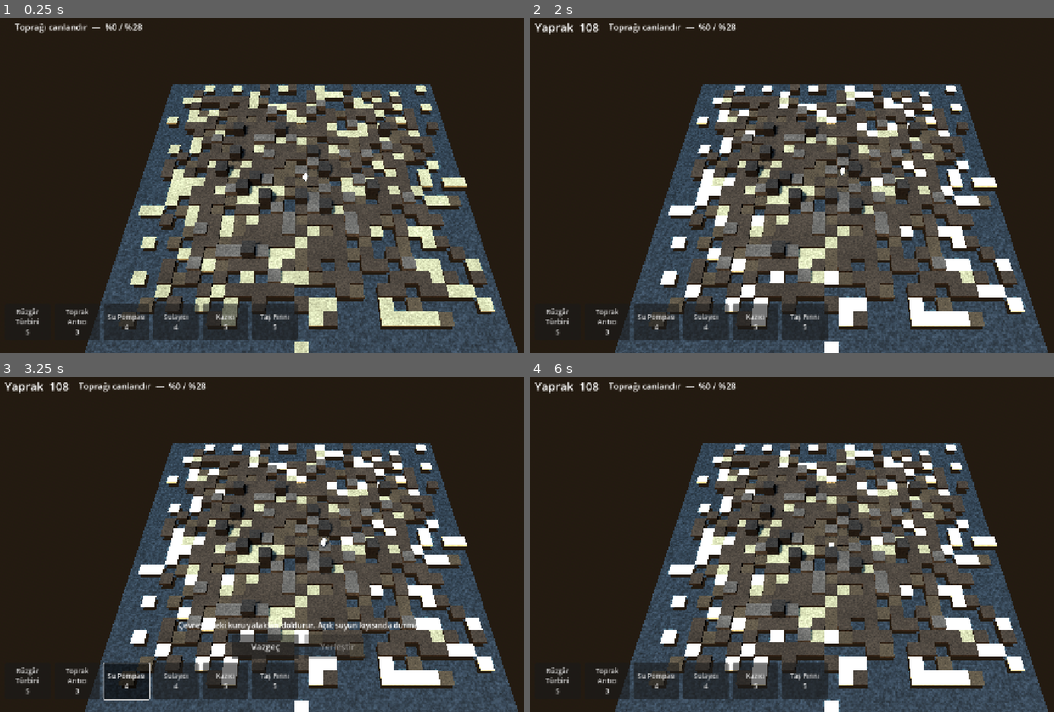
Above: before the commit, frames 1-4 (two rows, left to right).
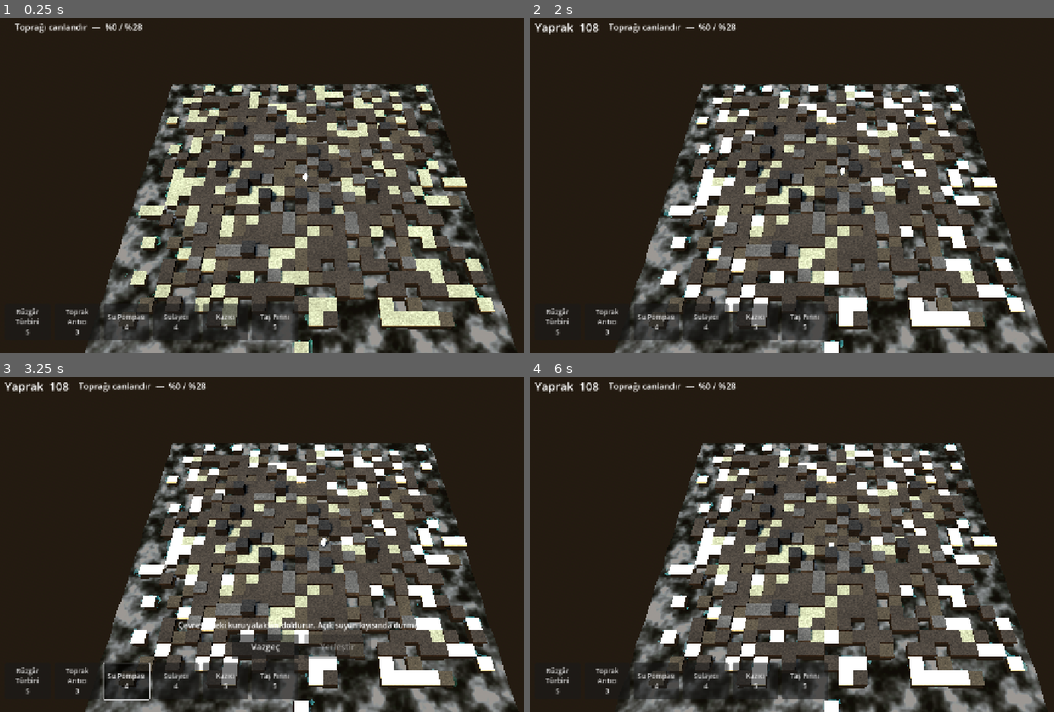
Above: after the commit, the same moments.

Repository: Akdag94/Pablo-s-Dream
Game: Godot game, scene res://scenes/Main3D.tscn
Same seed, same stepped clock (60 frames per second), same inputs: the game is played once before the commit and once after it. This scene is started directly instead of the project's main scene.
Inputs:
- Up to frame 1 (0.25 s): no input
- Up to frame 2 (2 s): click "Rüzgâr Türbini 5" at 0.5 s; click "Vazgeç" at 1.25 s
- Up to frame 3 (3.25 s): click "Toprak Arıtıcı 3" at 2 s; click "Su Pompası 4" at 2.75 s
- Up to frame 4 (6 s): click "Sulayıcı 4" at 3.5 s; click "Kazıcı 5" at 4.25 s; click "Taş Fırını 5" at 5 s; click "Vazgeç" at 5.75 s

The runs differ from the first frame. In frame 1, 16% of the frame differs, in the area x 16-99%, y 19-100%; in frame 2, 16%, in the area x 15-99%, y 19-100%; in frame 3, 16%; in frame 4, 16%.

Commit message:
Port UnionBytes water shader to Godot 4 with procedural samplers

Diff:
--- a/shaders/terrain.gdshader
+++ b/shaders/terrain.gdshader
@@ -28,9 +28,22 @@
 uniform vec3 side_tint : source_color = vec3(0.42, 0.34, 0.26);
 uniform float side_blend : hint_range(0.0, 1.0) = 0.65;
 
+// Real photoscanned ground. When these are not supplied the shader falls back
+// to its own procedural surface, so the game still runs with no assets.
+uniform bool use_textures = false;
+uniform sampler2DArray albedo_array : source_color, filter_linear_mipmap_anisotropic, repeat_enable;
+uniform sampler2DArray normal_array : hint_normal, filter_linear_mipmap_anisotropic, repeat_enable;
+uniform sampler2DArray orm_array : hint_default_white, filter_linear_mipmap_anisotropic, repeat_enable;
+// World units per texture repeat. Tiling in world space rather than per hex
+// keeps the ground continuous across tile borders.
+uniform float texture_tiling : hint_range(0.05, 4.0) = 0.55;
+// How much of the biome colour is tinted back over the photo.
+uniform float tint_strength : hint_range(0.0, 1.0) = 0.35;
+
 varying vec3 v_world_pos;
 varying vec3 v_world_normal;
 varying vec4 v_instance_color;
+varying float v_layer;
 
 
 // -- noise ------------------------------------------------------------------
@@ -81,6 +94,8 @@
 
 void vertex() {
 	v_instance_color = COLOR;
+	// x carries which texture layer this tile draws with.
+	v_layer = INSTANCE_CUSTOM.x;
 	v_world_pos = (MODEL_MATRIX * vec4(VERTEX, 1.0)).xyz;
 	v_world_normal = normalize((MODEL_MATRIX * vec4(NORMAL, 0.0)).xyz);
 }
@@ -140,9 +155,32 @@
 	float grain = fbm(sample_pos * detail_scale);
 	float macro = fbm(sample_pos * macro_scale + 17.3);
 
-	vec3 albedo = base;
-	albedo *= mix(1.0 - detail_strength, 1.0 + detail_strength, grain);
-	albedo *= mix(1.0 - macro_strength, 1.0 + macro_strength, macro);
+	vec3 albedo;
+	float texture_roughness = roughness_base;
+	float occlusion = 1.0;
+	vec3 texture_normal = vec3(0.5, 0.5, 1.0);
+
+	if (use_textures) {
+		// Tile in world space so the ground runs continuously between hexes.
+		vec2 uv = sample_pos.xz * texture_tiling;
+		vec3 coord = vec3(uv, v_layer);
+
+		vec3 photo = texture(albedo_array, coord).rgb;
+		vec3 packed = texture(orm_array, coord).rgb;
+		texture_normal = texture(normal_array, coord).rgb;
+
+		texture_roughness = packed.r;
+		occlusion = packed.g;
+
+		// Break up the repeat with the same noise, and tint toward the biome
+		// colour so a green tile still reads as green.
+		photo *= mix(1.0 - macro_strength, 1.0 + macro_strength, macro);
+		albedo = mix(photo, photo * base * 2.0, tint_strength);
+	} else {
+		albedo = base;
+		albedo *= mix(1.0 - detail_strength, 1.0 + detail_strength, grain);
+		albedo *= mix(1.0 - macro_strength, 1.0 + macro_strength, macro);
+	}
 
 	// Anything facing sideways is a cut edge of earth, not a top surface.
 	float side = 1.0 - smoothstep(0.25, 0.75, upness);
@@ -152,13 +190,21 @@
 
 	// Perturb the normal from the noise gradient. Sampling three offsets is
 	// cheaper here than carrying a normal map and looks the same at this scale.
-	float e = 0.06;
-	float nx = fbm((sample_pos + vec3(e, 0.0, 0.0)) * detail_scale) - grain;
-	float nz = fbm((sample_pos + vec3(0.0, 0.0, e)) * detail_scale) - grain;
-	NORMAL_MAP = normalize(vec3(-nx * normal_strength, -nz * normal_strength, 1.0)) * 0.5 + 0.5;
-	NORMAL_MAP_DEPTH = mix(0.4, 1.0, upness);
-
-	ROUGHNESS = clamp(roughness_base + (grain - 0.5) * roughness_variation, 0.05, 1.0);
+	if (use_textures) {
+		NORMAL_MAP = texture_normal;
+		NORMAL_MAP_DEPTH = mix(0.5, 1.0, upness);
+		ROUGHNESS = clamp(texture_roughness, 0.05, 1.0);
+		AO = occlusion;
+		AO_LIGHT_AFFECT = 0.65;
+	} else {
+		float e = 0.06;
+		float nx = fbm((sample_pos + vec3(e, 0.0, 0.0)) * detail_scale) - grain;
+		float nz = fbm((sample_pos + vec3(0.0, 0.0, e)) * detail_scale) - grain;
+		NORMAL_MAP = normalize(vec3(-nx * normal_strength, -nz * normal_strength, 1.0)) * 0.5 + 0.5;
+		NORMAL_MAP_DEPTH = mix(0.4, 1.0, upness);
+		ROUGHNESS = clamp(roughness_base + (grain - 0.5) * roughness_variation, 0.05, 1.0);
+	}
+
 	METALLIC = 0.0;
 	SPECULAR = 0.35;
 }
--- a/shaders/water.gdshader
+++ b/shaders/water.gdshader
@@ -1,32 +1,82 @@
+/*
+Realistic Water Shader
+Copyright (c) 2019 UnionBytes, Achim Menzel (alias AiYori)
+
+Permission is hereby granted, free of charge, to any person obtaining a copy of
+this software and associated documentation files (the "Software"), to deal in
+the Software without restriction, including without limitation the rights to
+use, copy, modify, merge, publish, distribute, sublicense, and/or sell copies
+of the Software, and to permit persons to whom the Software is furnished to do
+so, subject to the following conditions:
+
+The above copyright notice and this permission notice shall be included in all
+copies or substantial portions of the Software.
+
+THE SOFTWARE IS PROVIDED "AS IS", WITHOUT WARRANTY OF ANY KIND, EXPRESS OR
+IMPLIED, INCLUDING BUT NOT LIMITED TO THE WARRANTIES OF MERCHANTABILITY,
+FITNESS FOR A PARTICULAR PURPOSE AND NONINFRINGEMENT. IN NO EVENT SHALL THE
+AUTHORS OR COPYRIGHT HOLDERS BE LIABLE FOR ANY CLAIM, DAMAGES OR OTHER
+LIABILITY, WHETHER IN AN ACTION OF CONTRACT, TORT OR OTHERWISE, ARISING FROM,
+OUT OF OR IN CONNECTION WITH THE SOFTWARE OR THE USE OR OTHER DEALINGS IN THE
+SOFTWARE.
+
+-- UnionBytes -- YouTube: www.youtube.com/user/UnionBytes
+*/
+
+// Ported to Godot 4 for Pablo's Dream, with three deviations from the original:
+//
+//  1. Godot 4 renames: WORLD_MATRIX -> MODEL_MATRIX, NORMALMAP -> NORMAL_MAP,
+//     and SCREEN_TEXTURE / DEPTH_TEXTURE are now explicit hinted uniforms.
+//     Depth reconstruction is rewritten for Godot 4's reversed-Z projection.
+//
+//  2. The original samples four noise textures and a 16-frame caustic texture
+//     array. None of those files exist here, so the normal, foam and caustic
+//     patterns are generated in-shader. That keeps the water working with no
+//     external assets and costs arithmetic instead of texture bandwidth.
+//
+//  3. Gerstner displacement runs off world position rather than local vertex
+//     position, so the wave crest is continuous across the separate tile
+//     meshes the island is built from instead of breaking at every seam.
+
 shader_type spatial;
-render_mode blend_mix, depth_draw_never, cull_back, diffuse_burley, specular_schlick_ggx;
-
-// Water surface.
-//
-// Depth is read from the depth buffer rather than baked into the mesh, so the
-// same shader handles a shallow river and open ocean: shallow water shows the
-// ground through it and grows a foam line at the shore, deep water goes dark
-// and reflective. That contrast is most of what sells it as water.
-
-uniform vec3 shallow_color : source_color = vec3(0.32, 0.66, 0.68);
-uniform vec3 deep_color : source_color = vec3(0.05, 0.18, 0.31);
-uniform float depth_fade_distance : hint_range(0.1, 20.0) = 3.2;
-
-uniform float wave_scale : hint_range(0.1, 20.0) = 3.5;
-uniform float wave_speed : hint_range(0.0, 2.0) = 0.28;
-uniform float wave_strength : hint_range(0.0, 2.0) = 0.55;
-
-uniform float foam_distance : hint_range(0.0, 4.0) = 0.55;
-uniform vec3 foam_color : source_color = vec3(0.92, 0.96, 0.97);
-
-uniform float refraction_strength : hint_range(0.0, 0.3) = 0.045;
-uniform float transparency_min : hint_range(0.0, 1.0) = 0.45;
+render_mode cull_back, diffuse_burley, specular_schlick_ggx, blend_mix;
+
+// Wave settings — xy = direction, z = steepness, w = length.
+uniform float wave_speed = 0.5;
+uniform vec4 wave_a = vec4(1.0, 1.0, 0.14, 3.0);
+uniform vec4 wave_b = vec4(1.0, 0.6, 0.10, 1.55);
+uniform vec4 wave_c = vec4(1.0, 1.3, 0.08, 0.9);
+
+// Surface settings.
+uniform vec2 sampler_scale = vec2(0.25, 0.25);
+uniform vec2 sampler_direction = vec2(0.05, 0.04);
+uniform float uv_sampler_strength = 0.04;
+uniform float normal_strength : hint_range(0.0, 3.0) = 1.25;
+
+// Foam distance from the shore.
+uniform float foam_level : hint_range(0.0, 2.0) = 0.5;
+
+// Volume settings.
+uniform float refraction = 0.075;
+uniform vec4 color_deep : source_color = vec4(0.05, 0.19, 0.30, 1.0);
+uniform vec4 color_shallow : source_color = vec4(0.28, 0.65, 0.66, 1.0);
+uniform float beers_law = 2.0;
+uniform float depth_offset = -0.75;
+
+// Caustics, generated rather than sampled.
+uniform bool caustics_enabled = true;
+uniform float caustics_strength : hint_range(0.0, 4.0) = 1.6;
 
 uniform sampler2D screen_texture : hint_screen_texture, filter_linear_mipmap;
 uniform sampler2D depth_texture : hint_depth_texture, filter_linear_mipmap;
 
 varying vec3 v_world_pos;
-
+varying vec3 v_normal;
+varying vec3 v_binormal;
+varying vec3 v_tangent;
+
+
+// -- procedural noise, replacing the original's sampler textures -------------
 
 float hash(vec2 p) {
 	return fract(sin(dot(p, vec2(127.1, 311.7))) * 43758.5453123);
@@ -40,58 +90,139 @@
 			   mix(hash(i + vec2(0.0, 1.0)), hash(i + vec2(1.0, 1.0)), u.x), u.y);
 }
 
-// Two noise layers drifting against each other read as moving water without
-// needing a flow map.
-float waves(vec2 p, float t) {
-	float a = value_noise(p * wave_scale + vec2(t, t * 0.6));
-	float b = value_noise(p * wave_scale * 1.9 - vec2(t * 0.7, t * 1.1));
-	return (a * 0.65 + b * 0.35);
+float fbm(vec2 p) {
+	float sum = 0.0;
+	float amp = 0.5;
+	for (int i = 0; i < 3; i++) {
+		sum += value_noise(p) * amp;
+		p *= 2.07;
+		amp *= 0.5;
+	}
+	return sum;
+}
+
+// Voronoi-ish cell pattern; the bright cell borders read as caustic lines.
+float caustic_pattern(vec2 p, float t) {
+	vec2 i = floor(p);
+	float nearest = 1.0;
+	for (int y = -1; y <= 1; y++) {
+		for (int x = -1; x <= 1; x++) {
+			vec2 cell = vec2(float(x), float(y));
+			vec2 point = cell + vec2(hash(i + cell), hash(i + cell + 37.0));
+			point = cell + 0.5 + 0.5 * sin(t + 6.2831 * point);
+			nearest = min(nearest, length(point - fract(p)));
+		}
+	}
+	return pow(1.0 - nearest, 6.0);
+}
+
+
+// -- Gerstner wave ----------------------------------------------------------
+
+vec4 wave(vec4 parameter, vec2 position, float time, inout vec3 tangent, inout vec3 binormal) {
+	float steepness = parameter.z;
+	float length_ = parameter.w;
+
+	float k = 2.0 * 3.14159265359 / length_;
+	float c = sqrt(9.8 / k);
+	vec2 d = normalize(parameter.xy);
+	float f = k * (dot(d, position) - c * time);
+	float a = steepness / k;
+
+	tangent += normalize(vec3(
+		1.0 - d.x * d.x * (steepness * sin(f)),
+		d.x * (steepness * cos(f)),
+		-d.x * d.y * (steepness * sin(f))));
+	binormal += normalize(vec3(
+		-d.x * d.y * (steepness * sin(f)),
+		d.y * (steepness * cos(f)),
+		1.0 - d.y * d.y * (steepness * sin(f))));
+
+	return vec4(d.x * (a * cos(f)), a * sin(f) * 0.25, d.y * (a * cos(f)), 0.0);
 }
 
 
 void vertex() {
-	v_world_pos = (MODEL_MATRIX * vec4(VERTEX, 1.0)).xyz;
-}
+	float time = TIME * wave_speed;
+
+	// Displace against world position so neighbouring tiles agree on the
+	// crest and no seam opens between them.
+	vec3 world = (MODEL_MATRIX * vec4(VERTEX, 1.0)).xyz;
+
+	vec3 tang = vec3(0.0);
+	vec3 bin = vec3(0.0);
+
+	vec4 offset = vec4(0.0);
+	offset += wave(wave_a, world.xz, time, tang, bin);
+	offset += wave(wave_b, world.xz, time, tang, bin);
+	offset += wave(wave_c, world.xz, time, tang, bin);
+
+	VERTEX += (inverse(MODEL_MATRIX) * vec4(offset.xyz, 0.0)).xyz;
+
+	v_tangent = tang;
+	v_binormal = bin;
+	v_normal = normalize(cross(bin, tang));
+
+	TANGENT = tang;
+	BINORMAL = bin;
+	NORMAL = v_normal;
+
+	v_world_pos = world + offset.xyz;
+	UV = v_world_pos.xz * sampler_scale;
+}
+
 
 void fragment() {
-	float t = TIME * wave_speed;
-	vec2 p = v_world_pos.xz;
-
-	// Surface normal from the wave gradient.
-	float e = 0.06;
-	float h = waves(p, t);
-	float hx = waves(p + vec2(e, 0.0), t) - h;
-	float hz = waves(p + vec2(0.0, e), t) - h;
-	vec3 wave_normal = normalize(vec3(-hx * wave_strength, 1.0, -hz * wave_strength));
-	NORMAL_MAP = wave_normal * 0.5 + 0.5;
-
-	// How much water sits between this pixel and the ground behind it.
-	float raw_depth = texture(depth_texture, SCREEN_UV).r;
-	vec3 ndc = vec3(SCREEN_UV * 2.0 - 1.0, raw_depth);
+	vec2 uv_offset = sampler_direction * TIME;
+	vec2 uv = UV + (fbm(UV * 2.0 + uv_offset) * 2.0 - 1.0) * uv_sampler_strength;
+
+	// Two drifting noise layers stand in for the original's two normal maps.
+	float h = fbm(uv * 3.0 - uv_offset * 2.0) * 0.75 + fbm(uv * 6.5 + uv_offset) * 0.25;
+	float e = 0.045;
+	float hx = (fbm((uv + vec2(e, 0.0)) * 3.0 - uv_offset * 2.0) * 0.75
+		+ fbm((uv + vec2(e, 0.0)) * 6.5 + uv_offset) * 0.25) - h;
+	float hz = (fbm((uv + vec2(0.0, e)) * 3.0 - uv_offset * 2.0) * 0.75
+		+ fbm((uv + vec2(0.0, e)) * 6.5 + uv_offset) * 0.25) - h;
+
+	vec3 surface_normal = normalize(vec3(-hx * normal_strength, 1.0, -hz * normal_strength));
+	NORMAL_MAP = surface_normal * 0.5 + 0.5;
+	NORMAL_MAP_DEPTH = 1.25;
+
+	// Refracted screen coordinate.
+	vec2 ref_uv = SCREEN_UV + surface_normal.xz * refraction;
+
+	// Linear depth of whatever sits behind the water, in view space.
+	float depth_raw = texture(depth_texture, ref_uv).r;
+	vec3 ndc = vec3(ref_uv * 2.0 - 1.0, depth_raw);
 	vec4 view = INV_PROJECTION_MATRIX * vec4(ndc, 1.0);
 	view.xyz /= view.w;
-	float scene_distance = -view.z;
-	float surface_distance = -VERTEX.z;
-	float water_depth = max(scene_distance - surface_distance, 0.0);
-
-	float depth_mix = clamp(water_depth / depth_fade_distance, 0.0, 1.0);
-	vec3 water = mix(shallow_color, deep_color, depth_mix);
-
-	// Refract what is behind the water by pushing the sample along the waves.
-	vec2 offset = wave_normal.xz * refraction_strength;
-	vec3 behind = texture(screen_texture, SCREEN_UV + offset).rgb;
-
-	// Shallow water lets the ground through; deep water hides it.
-	vec3 color = mix(behind * water * 1.6, water, depth_mix);
-
-	// Foam where the water meets land.
-	float foam = 1.0 - smoothstep(0.0, foam_distance, water_depth);
-	foam *= 0.6 + 0.4 * waves(p * 2.2, t * 1.6);
-	color = mix(color, foam_color, clamp(foam, 0.0, 1.0) * 0.85);
+	float scene_depth = -view.z;
+	float surface_depth = -VERTEX.z;
+	float water_depth = max(scene_depth - surface_depth, 0.0);
+
+	float depth_blend = clamp(1.0 - exp((water_depth + depth_offset) * -beers_law), 0.0, 1.0);
+	float depth_blend_pow = clamp(pow(depth_blend, 2.5), 0.0, 1.0);
+
+	vec3 screen_color = textureLod(screen_texture, ref_uv, depth_blend_pow * 2.5).rgb;
+	vec3 dye = mix(color_shallow.rgb, color_deep.rgb, depth_blend_pow);
+	vec3 color = mix(screen_color * dye, dye * 0.25, depth_blend_pow * 0.5);
+
+	// Caustics brighten the shallows, where light actually reaches the floor.
+	if (caustics_enabled) {
+		float caustic = caustic_pattern(v_world_pos.xz * 1.6, TIME * 0.7);
+		color *= 1.0 + caustic * (1.0 - depth_blend) * caustics_strength;
+	}
+
+	// Foam along the shoreline.
+	if (water_depth < foam_level) {
+		float noise = clamp(pow(fbm(uv * 4.0 - uv_offset), 2.0) * 2.2, 0.0, 1.0);
+		float foam_mix = clamp(pow(1.0 - water_depth / max(foam_level, 0.001), 3.0) * noise, 0.0, 1.0);
+		color = mix(color, vec3(1.0), foam_mix);
+	}
 
 	ALBEDO = color;
-	ALPHA = mix(transparency_min, 1.0, depth_mix) + foam * 0.4;
-	ROUGHNESS = mix(0.02, 0.14, depth_mix);
-	METALLIC = 0.0;
-	SPECULAR = 0.85;
-}
+	METALLIC = 0.1;
+	ROUGHNESS = 0.2;
+	SPECULAR = 0.2 + depth_blend_pow * 0.4;
+	ALPHA = clamp(0.55 + depth_blend_pow * 0.45, 0.0, 1.0);
+}
